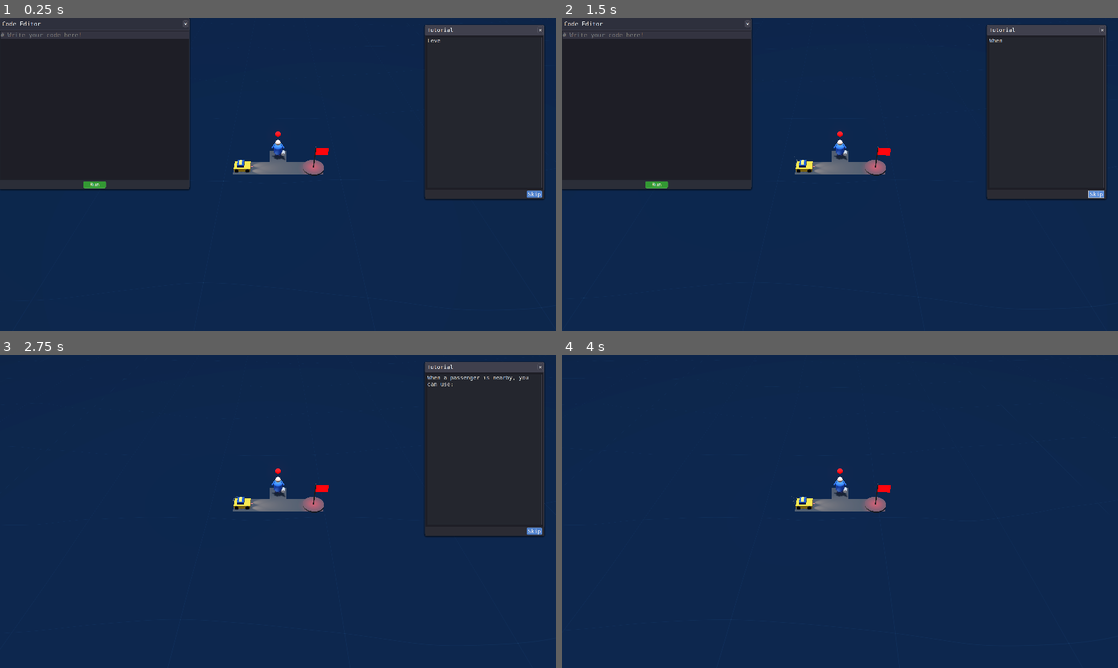
Above: before the commit, frames 1-4 (two rows, left to right).
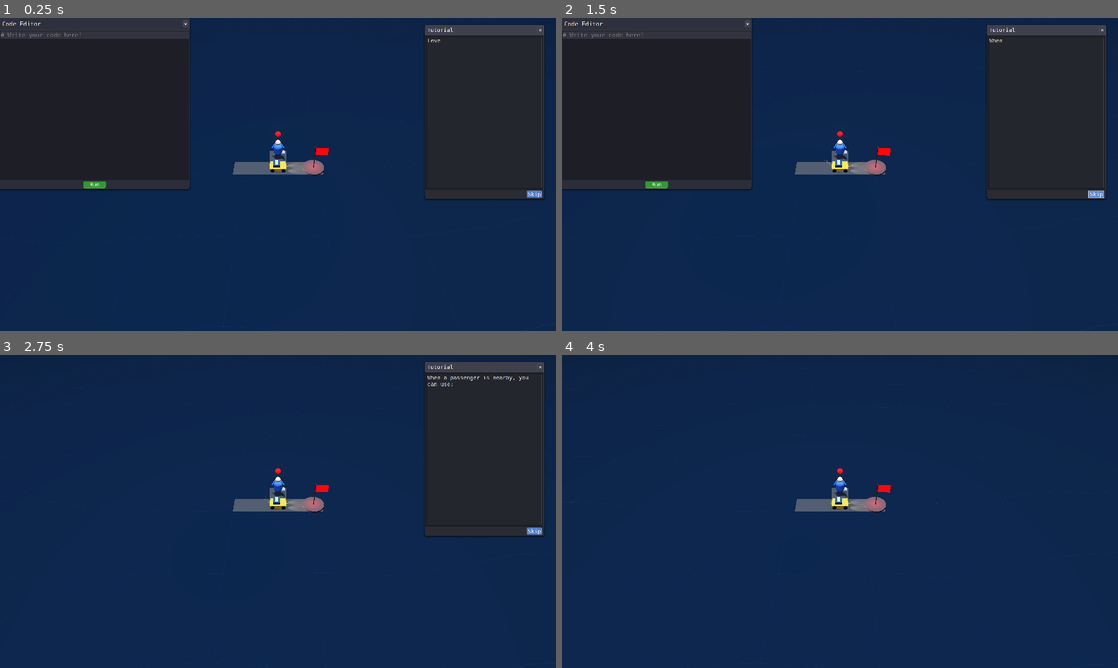
Above: after the commit, the same moments.

Repository: maxballison/self_driving
Game: Godot game, scene res://Main.tscn
Same seed, same stepped clock (60 frames per second), same inputs: the game is played once before the commit and once after it.
Inputs (mouse positions are in pixels of both pictures, inside the frame that each line leads up to):
- Up to frame 1 (0.25 s): no input
- Up to frame 2 (1.5 s): click "Skip" at 0.5 s; click "Skip" at 1.25 s
- Up to frame 3 (2.75 s): click "×" at 2 s
- Up to frame 4 (4 s): click "×" at 2.75 s; tap Enter at 3.5 s; move the mouse to (962, 495) at 3.52 s; click (962, 495) at 3.67 s

The runs differ from the first frame. In frame 1, 0.4% of the frame differs, in the area x 36-62%, y 42-99%; in frame 2, 0.4%, in the area x 3-96%, y 42-93%; in frame 3, 0.4%; in frame 4, 0.4%.

Commit message:
claude added some more player physics

Diff:
--- a/GeneratedLevels/level_2.tscn
+++ b/GeneratedLevels/level_2.tscn
@@ -11,6 +11,7 @@
 grid_width = 6
 grid_height = 3
 next_level_path = "res://GeneratedLevels/level_3.tscn"
+start_position = Vector2i(3, 1)
 
 [node name="TileWall_0" parent="." instance=ExtResource("2_63nj1")]
 
--- a/Main.tscn
+++ b/Main.tscn
@@ -44,6 +44,7 @@
 offset_bottom = 831.0
 
 [node name="MovingBackground" parent="." instance=ExtResource("8_t66kt")]
+transform = Transform3D(1, 0, 0, 0, 1, 0, 0, 0, 1, 0, -5.81658, 0)
 
 [connection signal="level_switched" from="LevelManager" to="Camera3D" method="_on_level_manager_level_switched"]
 [connection signal="level_switched" from="LevelManager" to="TutorialWindow" method="_on_level_switched"]
--- a/Player.tscn
+++ b/Player.tscn
@@ -84,14 +84,15 @@
 [node name="Player" type="RigidBody3D"]
 transform = Transform3D(1, 0, 0, 0, 1, 0, 0, 0, 1, 0, 0.2, 0)
 collision_layer = 4
-collision_mask = 1
-mass = 40.0
+mass = 15.0
+gravity_scale = 4.0
 center_of_mass_mode = 1
-center_of_mass = Vector3(0, -0.1, 0)
-gravity_scale = 3.0
+center_of_mass = Vector3(0, -0.05, 0)
 can_sleep = false
-linear_damp = 0.0
-angular_damp = 5.0
+contact_monitor = true
+max_contacts_reported = 4
+linear_damp = 0.3
+angular_damp = 0.6
 script = ExtResource("1_mjbbh")
 
 [node name="CarModel" type="Node3D" parent="."]
@@ -183,29 +184,17 @@
 one_shot = true
 
 [node name="WheelRayFL" type="RayCast3D" parent="."]
-transform = Transform3D(1, 0, 0, 0, 1, 0, 0, 0, 1, -0.3, 0, -0.4)
-target_position = Vector3(0, -0.7, 0)
-collision_mask = 1
-debug_shape_custom_color = Color(0, 0.94902, 0, 1)
-debug_shape_thickness = 2.0
+transform = Transform3D(1, 0, 0, 0, 1, 0, 0, 0, 1, -0.2, 0.1, -0.3)
+debug_shape_custom_color = Color(0, 0.94902, 0, 1)
 
 [node name="WheelRayFR" type="RayCast3D" parent="."]
-transform = Transform3D(1, 0, 0, 0, 1, 0, 0, 0, 1, 0.3, 0, -0.4)
-target_position = Vector3(0, -0.7, 0)
-collision_mask = 1
-debug_shape_custom_color = Color(0, 0.94902, 0, 1)
-debug_shape_thickness = 2.0
+transform = Transform3D(1, 0, 0, 0, 1, 0, 0, 0, 1, 0.2, 0.1, -0.3)
+debug_shape_custom_color = Color(0, 0.94902, 0, 1)
 
 [node name="WheelRayBL" type="RayCast3D" parent="."]
-transform = Transform3D(1, 0, 0, 0, 1, 0, 0, 0, 1, -0.3, 0, 0.4)
-target_position = Vector3(0, -0.7, 0)
-collision_mask = 1
-debug_shape_custom_color = Color(0, 0.94902, 0, 1)
-debug_shape_thickness = 2.0
+transform = Transform3D(1, 0, 0, 0, 1, 0, 0, 0, 1, -0.2, 0.1, 0.3)
+debug_shape_custom_color = Color(0, 0.94902, 0, 1)
 
 [node name="WheelRayBR" type="RayCast3D" parent="."]
-transform = Transform3D(1, 0, 0, 0, 1, 0, 0, 0, 1, 0.3, 0, 0.4)
-target_position = Vector3(0, -0.7, 0)
-collision_mask = 1
-debug_shape_custom_color = Color(0, 0.94902, 0, 1)
-debug_shape_thickness = 2.0
+transform = Transform3D(1, 0, 0, 0, 1, 0, 0, 0, 1, 0.2, 0.1, 0.3)
+debug_shape_custom_color = Color(0, 0.94902, 0, 1)
--- a/scripts/Player.gd
+++ b/scripts/Player.gd
@@ -2,22 +2,20 @@
 
 # Movement variables
 var is_driving: bool = false
-var move_speed: float = 5.0  # Units per second
-var is_turning: bool = false
+var move_speed: float = 25.0  # Speed for movement
+var max_velocity: float = 10.0  # Maximum velocity to prevent excessive speed
+var turn_in_progress: bool = false
+var turn_direction: int = 0 # 1 for left, -1 for right
+var turn_queued: bool = false
 var can_reset: bool = true
+var is_grounded: bool = false # Track if car is on the ground
 
 # Direction vector (normalized)
-var current_direction_vec: Vector3 = Vector3(1, 0, 0)  # Default: facing East
+var current_direction: Vector3 = Vector3(0, 0, -1)  # Forward direction
 
 # Fall detection
 var fall_threshold: float = -10.0  # Y position below which the car is considered fallen
-
-# Wheel raycast properties
-var suspension_rest_length: float = 0.5
-var suspension_stiffness: float = 500.0
-var suspension_damping: float = 100.0
-var wheel_mass: float = 10.0
-var ground_friction: float = 50.0
+var reset_in_progress: bool = false  # Track if a reset is already happening
 
 # Passenger tracking
 var current_passengers: Array = []
@@ -29,13 +27,6 @@
 @onready var pickup_area = $PassengerPickupArea
 @onready var car_model = $CarModel
 @onready var reset_protection_timer = $ResetProtectionTimer
-
-# Wheel raycasts
-@onready var wheel_ray_fl = $WheelRayFL
-@onready var wheel_ray_fr = $WheelRayFR
-@onready var wheel_ray_bl = $WheelRayBL
-@onready var wheel_ray_br = $WheelRayBR
-var wheel_rays = []
 
 # Signals
 signal door_entered(next_level_path: String, next_level_spawn: Vector2i)
@@ -45,11 +36,12 @@
 signal level_completed()
 
 func _ready() -> void:
-	# Initialize wheel raycasts
-	wheel_rays = [wheel_ray_fl, wheel_ray_fr, wheel_ray_bl, wheel_ray_br]
-
-	# Set initial direction vector based on rotation
+	# Set initial direction based on rotation
 	update_direction_from_rotation()
+
+	# Initialize physics
+	linear_velocity = Vector3.ZERO
+	angular_velocity = Vector3.ZERO
 
 	# Connect pickup area signals
 	if pickup_area:
@@ -65,150 +57,146 @@
 	if not reset_protection_timer.is_connected("timeout", Callable(self, "_on_reset_protection_timeout")):
 		reset_protection_timer.timeout.connect(_on_reset_protection_timeout)
 
+	# Make sure reset flags are cleared
+	reset_in_progress = false
+	can_reset = true
+
 	clear_passengers()
 
-	# Set initial wheel ray lengths
-	for ray in wheel_rays:
-		ray.target_position.y = -suspension_rest_length
-
 func _physics_process(delta: float) -> void:
-	# Apply suspension forces for each wheel
-	apply_wheel_physics(delta)
-
-	# Keep the car's rotation clean (prevent rolling on sides)
-	var current_rot = rotation
-	rotation = Vector3(0, current_rot.y, 0)
-
-	# Limit angular velocity to prevent excessive spinning
-	angular_velocity.x = 0
-	angular_velocity.z = 0
-
-	# Check for falling below threshold
-	if position.y < fall_threshold and can_reset:
+	# Check if car is grounded
+	is_grounded = _check_grounded()
+
+	# Only restrict rotation if we're on the ground
+	if is_grounded:
+		# Keep the car upright on ground (no rolling)
+		var current_rot = rotation
+		rotation = Vector3(0, current_rot.y, 0)
+
+		# Prevent flipping by zeroing out x and z angular velocity
+		angular_velocity.x = 0
+		angular_velocity.z = 0
+
+	# Apply continuous driving force if needed (only when grounded)
+	if is_driving and not turn_in_progress and is_grounded:
+		# Calculate current forward velocity
+		var forward_velocity = current_direction.dot(linear_velocity)
+
+		# Only apply force if below max speed
+		if forward_velocity < max_velocity:
+			# Apply less force as we approach max speed
+			var speed_factor = clamp(1.0 - (forward_velocity / max_velocity), 0.1, 1.0)
+			apply_central_force(current_direction * move_speed * 40.0 * speed_factor)
+
+	# Process turn queue if needed
+	if turn_queued and not turn_in_progress:
+		turn_queued = false
+		_perform_turn()
+
+	# Check for falling below threshold (with additional protection against multiple resets)
+	if position.y < fall_threshold and can_reset and not reset_in_progress:
 		_handle_fall()
 
-func apply_wheel_physics(delta: float) -> void:
-	var wheels_on_ground = 0
-	var driving_force_multiplier = 0
-
-	# Track how many wheels are touching the ground
-	for ray in wheel_rays:
-		if ray.is_colliding():
-			wheels_on_ground += 1
-
-			# Apply suspension forces
-			var hit_point = ray.get_collision_point()
-			var surface_normal = ray.get_collision_normal()
-			var current_length = (global_transform.origin + ray.position - hit_point).length()
-			var spring_force = suspension_stiffness * (suspension_rest_length - current_length)
-
-			# Calculate and apply the suspension force
-			var force_direction = -surface_normal
-			var force = force_direction * spring_force
-
-			# Apply the force at the wheel's position
-			apply_force(force, ray.position)
-
-			# Calculate the driving force direction based on our current direction
-			if is_driving and not is_turning:
-				# Apply driving force along the ground plane (perpendicular to surface normal)
-				var drive_dir = current_direction_vec.slide(surface_normal).normalized()
-				var drive_force = drive_dir * move_speed * 200.0 * delta
-
-				# Apply driving force
-				apply_force(drive_force, ray.position)
-				driving_force_multiplier += 1
-
-			# Apply friction to prevent sliding
-			var lateral_vel = linear_velocity.slide(surface_normal)
-			var friction_force = -lateral_vel.normalized() * lateral_vel.length() * ground_friction * delta
-			apply_central_force(friction_force)
-
-	# Car is in air - no driving forces
-	if wheels_on_ground == 0 and is_driving:
-		# Apply a small directional push while airborne to maintain some control
-		apply_central_force(current_direction_vec * move_speed * 20.0 * delta)
-
-	# Apply stronger driving force if fewer wheels are on the ground
-	# This helps the car drive off ledges more easily
-	if driving_force_multiplier > 0:
-		var boost_factor = 4.0 / driving_force_multiplier  # Scale up force when fewer wheels touching
-		apply_central_force(current_direction_vec * move_speed * 100.0 * boost_factor * delta)
+# Ground check using raycasts
+func _check_grounded() -> bool:
+	# Cast a ray downward to check for ground
+	var ray_length = 0.4 # Adjust based on car height
+	var space_state = get_world_3d().direct_space_state
+
+	# Create a query for the raycast
+	var query = PhysicsRayQueryParameters3D.create(
+		global_position,
+		global_position + Vector3(0, -ray_length, 0),
+		1, # Collision mask (Layer 1)
+		[get_rid()] # Exclude self
+	)
+
+	var result = space_state.intersect_ray(query)
+	return not result.is_empty()
 
 func update_direction_from_rotation() -> void:
 	# Calculate direction vector from rotation
-	current_direction_vec = Vector3(0, 0, -1).rotated(Vector3.UP, rotation.y).normalized()
-	print("Direction updated: ", current_direction_vec)
+	current_direction = Vector3(0, 0, -1).rotated(Vector3.UP, rotation.y).normalized()
+	print("Direction updated: ", current_direction)
+
+# Actually perform the turn
+func _perform_turn() -> void:
+	if turn_in_progress:
+		return
+
+	turn_in_progress = true
+
+	# Store current driving state
+	var was_driving = is_driving
+	is_driving = false
+
+	# Apply braking force for stability
+	var brake_force = -linear_velocity * 8.0
+	apply_central_force(brake_force)
+
+	# Rotate based on direction
+	rotation.y += PI/2 * turn_direction
+	update_direction_from_rotation()
+
+	# Apply impulse in new direction if grounded
+	if is_grounded:
+		apply_central_impulse(current_direction * move_speed * 0.3)
+
+	# Schedule turn completion
+	var timer = get_tree().create_timer(0.1)
+	await timer.timeout
+
+	# Turn is done
+	turn_in_progress = false
+	is_driving = was_driving
+
+	print("Turn completed")
 
 # COMMAND FUNCTIONS
 
 func drive() -> void:
 	is_driving = true
+
+	# Only apply impulse if grounded
+	if is_grounded:
+		# Apply initial impulse to get moving immediately
+		apply_central_impulse(current_direction * move_speed * 0.5)
+
 	print("Car started driving continuously")
 
 func stop() -> void:
+	if not is_driving:
+		return
+
 	is_driving = false
+
+	# Apply braking force
+	var brake_force = -linear_velocity.normalized() * linear_velocity.length() * 10.0
+	apply_central_force(brake_force)
 	print("Car stopped")
 
-	# Apply braking force
-	apply_central_force(-linear_velocity.normalized() * 500.0)
-
 func turn_left() -> void:
-	if is_turning:
-		return
-
-	is_turning = true
-
-	# Stop current movement during turn
-	var prev_driving = is_driving
+	# Queue a left turn
+	turn_direction = 1
+	turn_queued = true
+	print("Turn left queued")
+
+func turn_right() -> void:
+	# Queue a right turn
+	turn_direction = -1
+	turn_queued = true
+	print("Turn right queued")
+
+func wait(seconds: float) -> void:
+	# Store current driving state
+	var was_driving = is_driving
 	is_driving = false
 
-	# Rotate immediately
-	rotation.y += PI/2
-	update_direction_from_rotation()
-
-	# Small delay to allow physics to update
-	await get_tree().create_timer(0.05).timeout
-
-	# Resume driving if we were driving before
-	is_turning = false
-	is_driving = prev_driving
-
-	print("Turned left by 90 degrees")
-
-func turn_right() -> void:
-	if is_turning:
-		return
-
-	is_turning = true
-
-	# Stop current movement during turn
-	var prev_driving = is_driving
-	is_driving = false
-
-	# Rotate immediately
-	rotation.y -= PI/2
-	update_direction_from_rotation()
-
-	# Small delay to allow physics to update
-	await get_tree().create_timer(0.05).timeout
-
-	# Resume driving if we were driving before
-	is_turning = false
-	is_driving = prev_driving
-
-	print("Turned right by 90 degrees")
-
-func wait(seconds: float) -> void:
-	# Create a timer to pause execution
-	var prev_driving = is_driving
-	is_driving = false
 	print("Waiting for ", seconds, " seconds")
-
 	await get_tree().create_timer(seconds).timeout
 
-	# Resume previous state if we were driving
-	is_driving = prev_driving
+	# Resume previous state
+	is_driving = was_driving
 	print("Wait complete, driving state: ", is_driving)
 
 func pick_up() -> bool:
@@ -301,6 +289,9 @@
 
 	# Prevent multiple resets
 	can_reset = false
+	reset_in_progress = true
+
+	# Start the protection timer
 	reset_protection_timer.start()
 
 	# Call reset on the level manager
@@ -308,8 +299,14 @@
 	if level_manager and level_manager.has_method("schedule_level_reset"):
 		level_manager.schedule_level_reset()
 
+		# Position the car above ground temporarily to stop fall detection
+		global_position.y = 5.0  # Move car up out of falling threshold
+		linear_velocity = Vector3.ZERO  # Stop all movement
+		angular_velocity = Vector3.ZERO  # Stop all rotation
+
 func _on_reset_protection_timeout() -> void:
 	can_reset = true
+	reset_in_progress = false
 
 func clear_passengers() -> void:
 	# Clean up any indicators for current passengers
--- a/tiles/TileWall.tscn
+++ b/tiles/TileWall.tscn
@@ -1,14 +1,3 @@
-[gd_scene load_steps=2 format=3 uid="uid://cxie2a720ppah"]
-
-[sub_resource type="BoxShape3D" id="BoxShape3D_wall"]
-size = Vector3(1, 0.8, 1)
+[gd_scene format=3 uid="uid://cxie2a720ppah"]
 
 [node name="Tile" type="Node3D"]
-
-[node name="StaticBody3D" type="StaticBody3D" parent="."]
-collision_layer = 5
-collision_mask = 3
-
-[node name="CollisionShape3D" type="CollisionShape3D" parent="StaticBody3D"]
-transform = Transform3D(1, 0, 0, 0, 1, 0, 0, 0, 1, 0, 0.4, 0)
-shape = SubResource("BoxShape3D_wall")
